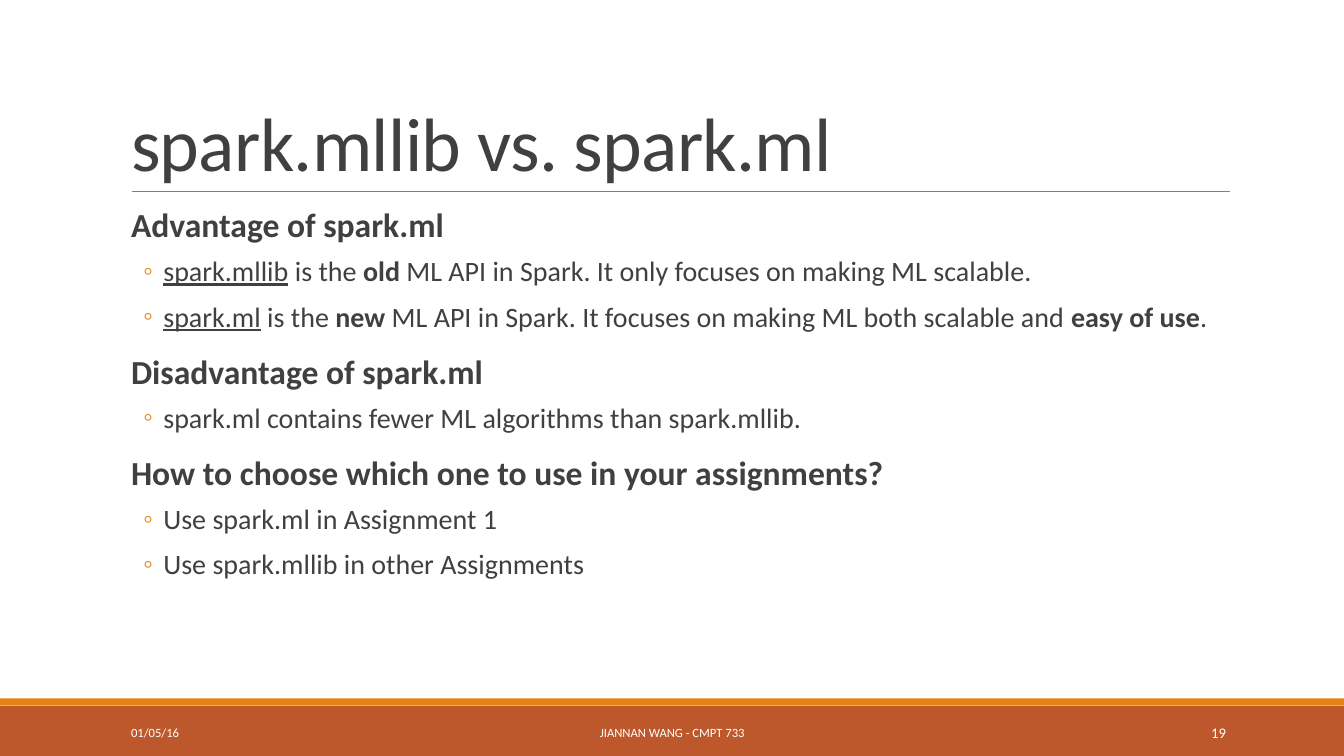
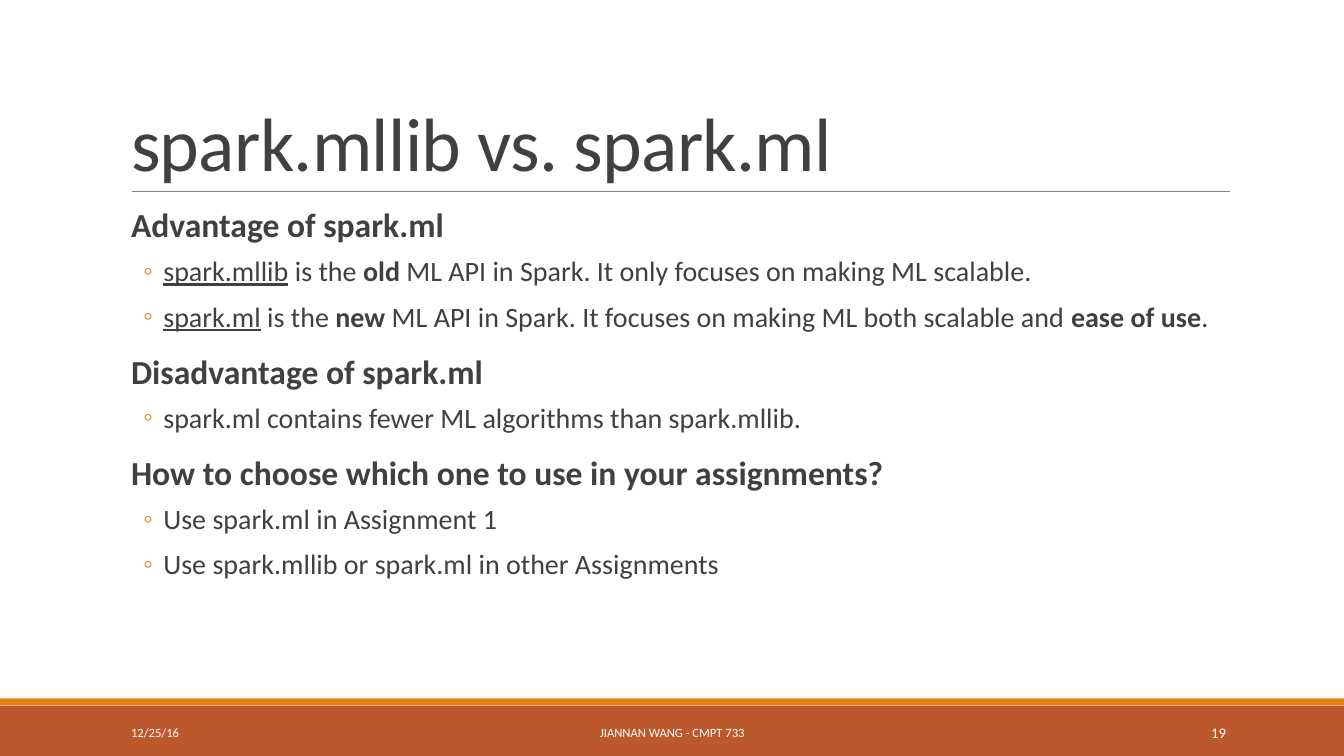
Before and after one commit to ZhensongQian/cmpt733, a slide deck: slide 19 of Lectures/Lec1/lec1-2.pptx. Drawn at 1344x756 pixels with LibreOffice and Linux fonts; fonts in the diff are those of the drawing. Boxes give left, top, right and bottom in pixels: in the first picture for what was removed or moved away, otherwise in the second. Text is boxed around its words. In the diff, an @@ line names an element or a change of style, - is before the commit and + after.

```diff
--- a/Lectures/Lec1/lec1-2.pptx
+++ b/Lectures/Lec1/lec1-2.pptx
@@ text at (x1=163, y1=307, x2=1209, y2=332): text changed @@
-  ◦ spark.ml is the new ML API in Spark. It focuses on making ML both scalable and easy of use.
+  ◦ spark.ml is the new ML API in Spark. It focuses on making ML both scalable and ease of use.
@@ text at (x1=163, y1=554, x2=719, y2=579): text changed @@
-  ◦ Use spark.mllib in other Assignments
+  ◦ Use spark.mllib or spark.ml in other Assignments
@@ text at (x1=131, y1=728, x2=179, y2=738): text changed @@
-01/05/16
+12/25/16
```
Also in this commit, not shown: 19 other slides changed, 2 other files.
